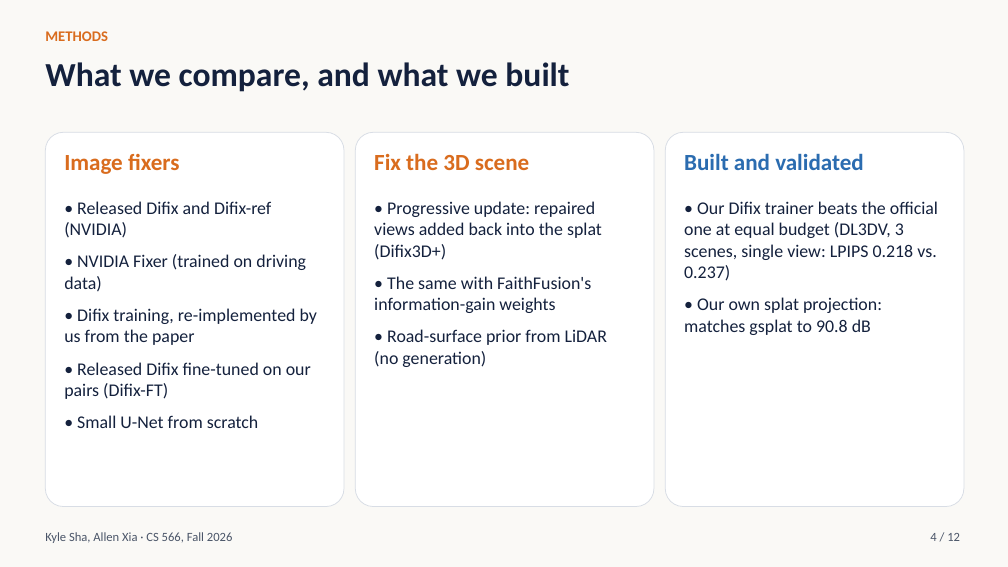
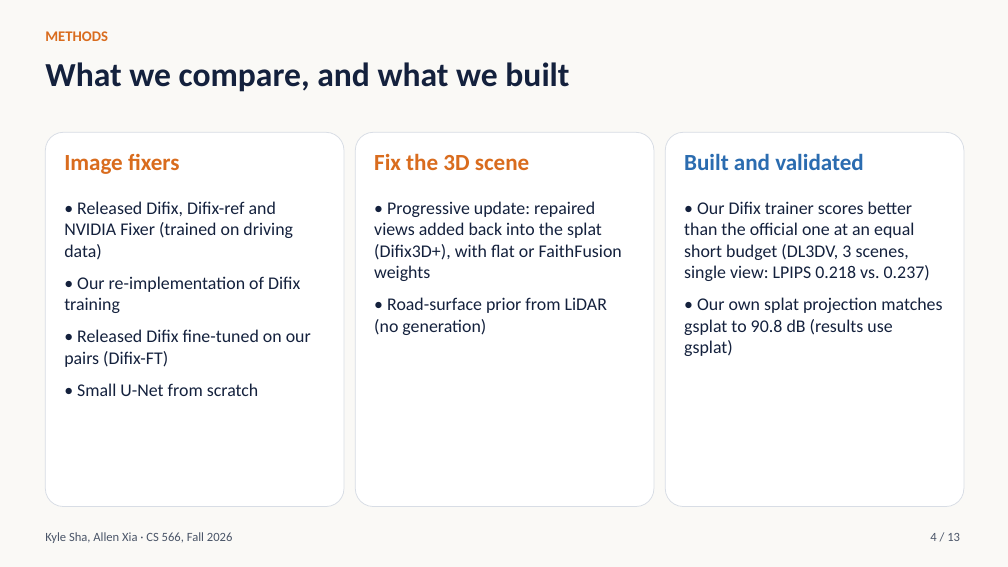
Before and after one commit to ksha23/cs566-drive-sim-trust, a slide deck: slide 4 of presentation/cs566_drive_sim_talk.pptx. Drawn at 1008x567 pixels with LibreOffice and Linux fonts; fonts in the diff are those of the drawing. Boxes give left, top, right and bottom in pixels: in the first picture for what was removed or moved away, otherwise in the second. Text is boxed around its words. In the diff, an @@ line names an element or a change of style, - is before the commit and + after.

```diff
--- a/presentation/cs566_drive_sim_talk.pptx
+++ b/presentation/cs566_drive_sim_talk.pptx
@@ text at [64,201,300,313]: text changed @@
-• Released Difix and Difix-ref (NVIDIA)
-• NVIDIA Fixer (trained on driving data)
-• Difix training, re-implemented by us from the paper
+• Released Difix, Difix-ref and NVIDIA Fixer (trained on driving data)
+• Our re-implementation of Difix training
@@ text at [374,201,622,281]: text changed @@
-• Progressive update: repaired views added back into the splat (Difix3D+)
-• The same with FaithFusion's information-gain weights
+• Progressive update: repaired views added back into the splat (Difix3D+), with flat or FaithFusion weights
@@ text at [684,201,942,356]: text changed @@
-• Our Difix trainer beats the official one at equal budget (DL3DV, 3 scenes, single view: LPIPS 0.218 vs. 0.237)
-• Our own splat projection: matches gsplat to 90.8 dB
+• Our Difix trainer scores better than the official one at an equal short budget (DL3DV, 3 scenes, single view: LPIPS 0.218 vs. 0.237)
+• Our own splat projection matches gsplat to 90.8 dB (results use gsplat)
```
Also in this commit, not shown: 11 other slides changed, 1 slide added, 20 other files.
